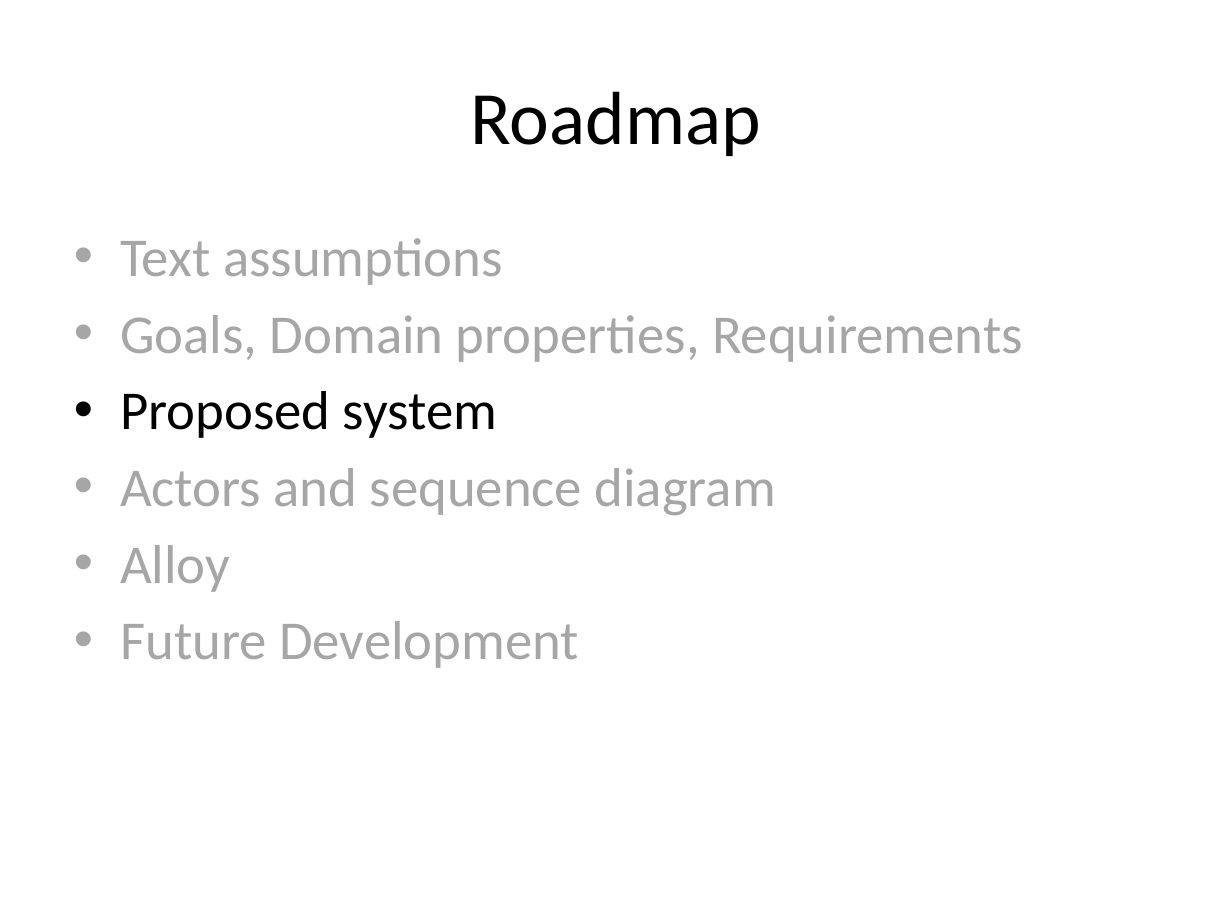
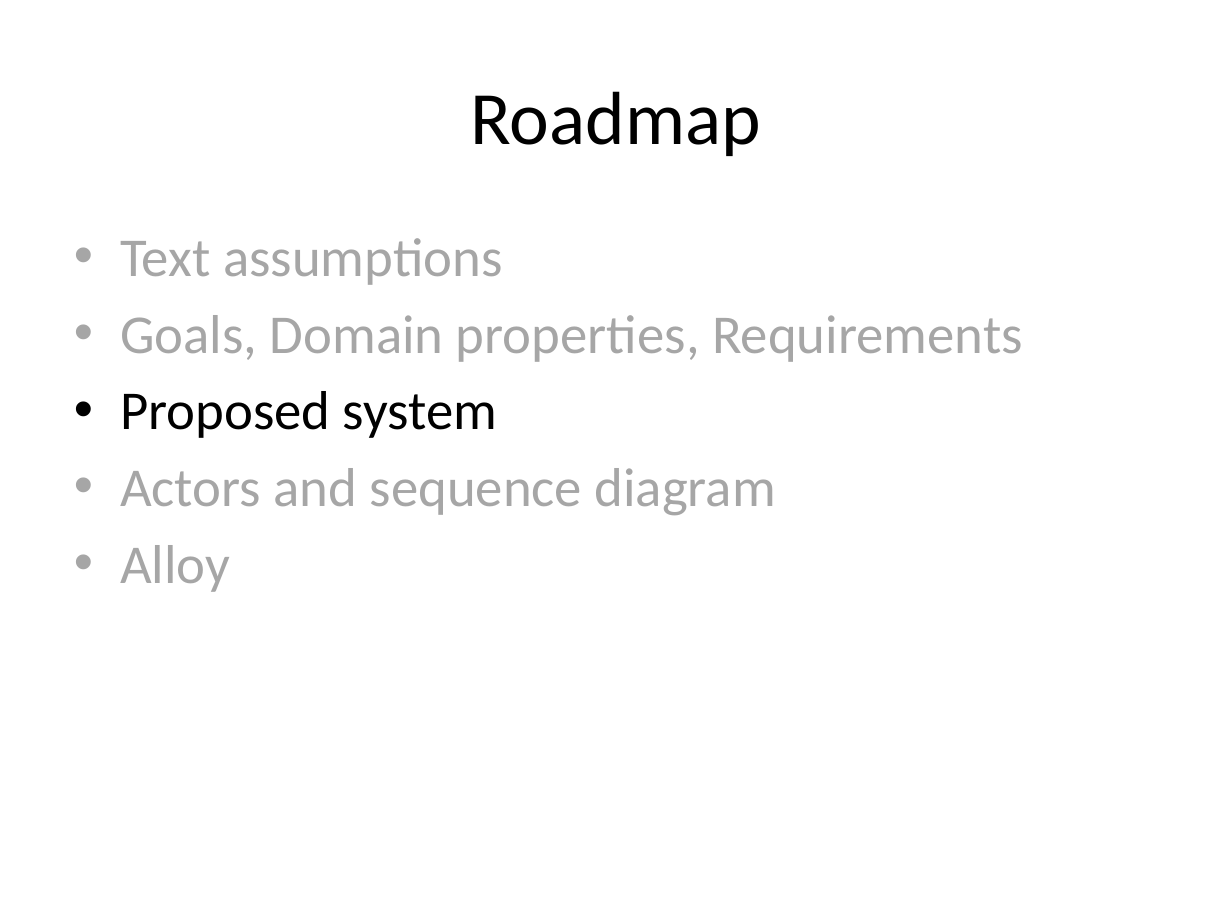
Before and after one commit to cattaneo-riccardo/PowerEnjoy, a slide deck: slide 10 of RASD/presentation/RASD_presentation.pptx (slide 11 before the commit). Drawn at 1232x924 pixels with LibreOffice and Linux fonts; fonts in the diff are those of the drawing. Boxes give left, top, right and bottom in pixels: in the first picture for what was removed or moved away, otherwise in the second. Text is boxed around its words. In the diff, an @@ line names an element or a change of style, - is before the commit and + after.

```diff
--- a/RASD/presentation/RASD_presentation.pptx
+++ b/RASD/presentation/RASD_presentation.pptx
@@ text at [120, 621, 579, 668]: paragraph removed @@
-• Future Development
```
Also in this commit, not shown: 15 other slides changed, 5 slides removed.
